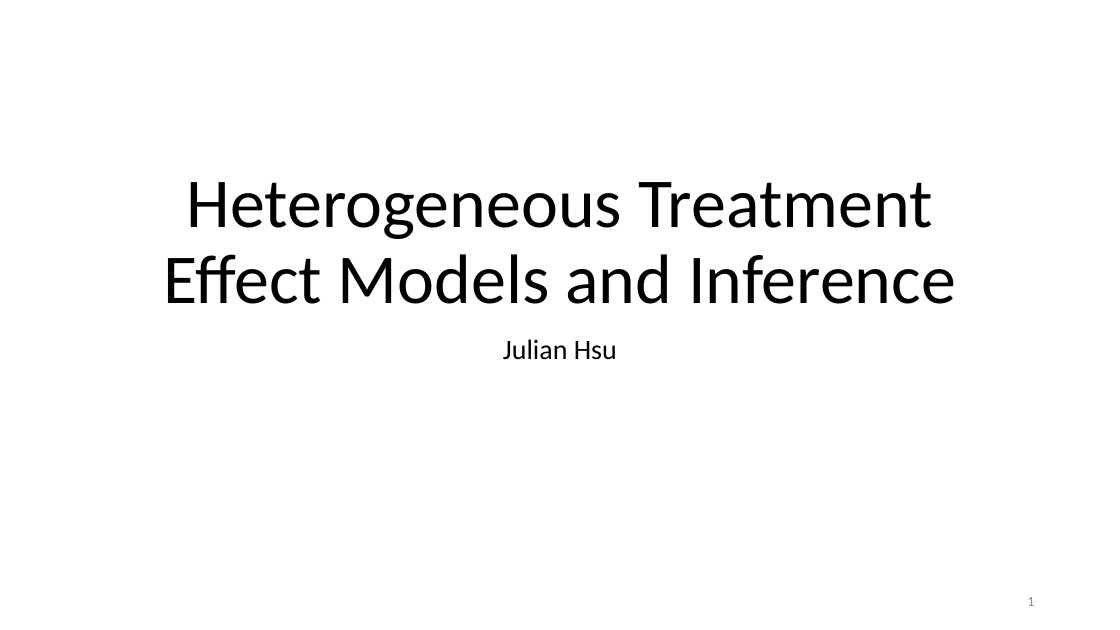
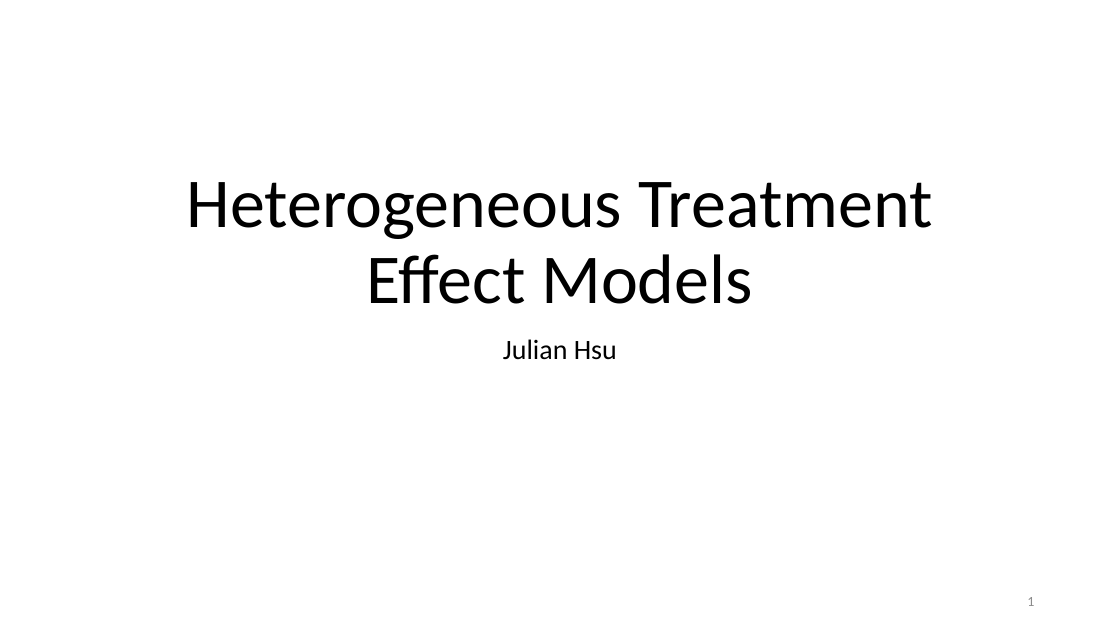
Before and after one commit to shoepaladin/causalinference_crashcourse, a slide deck: slide 1 of Powerpoints/5 HTE Models (shortened).pptx. Drawn at 1120x630 pixels with LibreOffice and Linux fonts; fonts in the diff are those of the drawing. Boxes give left, top, right and bottom in pixels: in the first picture for what was removed or moved away, otherwise in the second. Text is boxed around its words. In the diff, an @@ line names an element or a change of style, - is before the commit and + after.

Commit message:
SC support and other
Working on supporting synthetic control, creating additional examples for ML vs causal models, and trimming.

```diff
--- a/Powerpoints/5 HTE Models (shortened).pptx
+++ b/Powerpoints/5 HTE Models (shortened).pptx
@@ title at (187, 182, 933, 304): text changed @@
-Heterogeneous Treatment Effect Models and Inference
+Heterogeneous Treatment Effect Models
```
Also in this commit, not shown: 11 other slides changed, 4 slides added, 1 slide removed, 5 other files.
